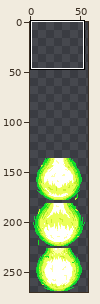
Sprite sheet -- Skills/GiganticOmegaStorm/GiganticOmegaStormWave.png. Above, an overview of the earlier version with the close-up marked.
Close-up. Before the edit:
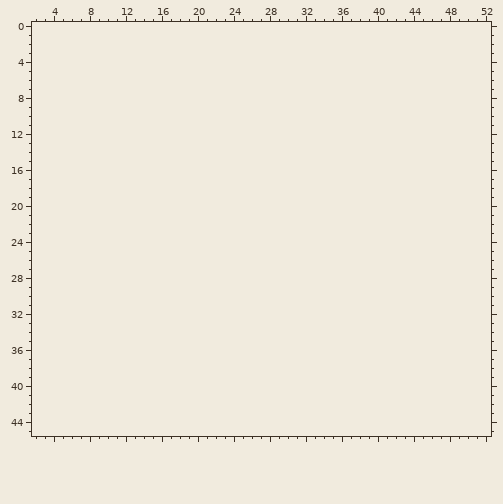
The file is 108x270 pixels, drawn in blocks of 2x2; one block is one cell here. Shown: x 2..52, y 0..45. The old version is drawn lined up with the new one, on the new canvas. The commit also changed other parts of the picture, which this record leaves out.
The result:
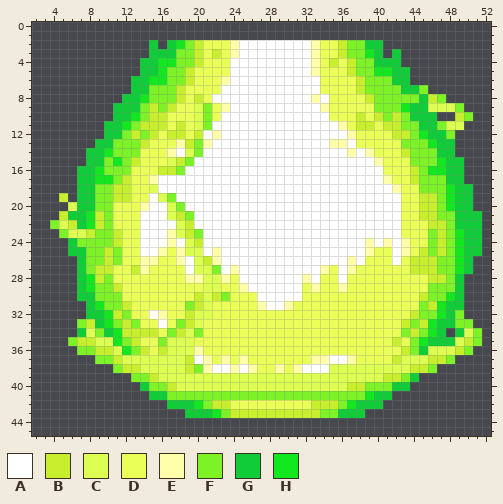
Palette (. is transparent): A #ffffff  B #c8ef2d  C #dcff51  D #ebff59  E #ffffaa  F #7cf227  G #10cc38  H #12e71f
Changes in this commit:
canvas 54x135 -> 58x270, the old top-left corner now at 2,135
Changed rows in their new state; - is an unchanged pixel.
first column x 4:
 2 -----------G-GHFBDDDEAAAAAAAAEDDBFFGG-----------
 3 -----------GGGFFBDBDEAAAAAAAAEDDBFFHG-G---------
 4 ----------GGHHFFBDDDAAAAAAAAAEDBDBFFGGG---------
 5 ----------GGHFFBDDDDAAAAAAAAAEDDDBFFHHGG--------
 6 ---------GGHHFFBDDDEAAAAAAAAAADDDDBFFFGG--------
 7 ---------GGFFFBDDDDAAAAAAAAAAADDDDBFFFFGGF------
 8 --------GGHFFFBDBDAAAAAAAAAAAEADDDDBFFFFFGBF----
 9 -------GGGFBFBDDCFDEAAAAAAAAAAEDDDDDFFFHGGCCCF--
10 -------GGHFBBDDDCFDAAAAAAAAAAAADDDBDBFBFGGG--BF-
11 ------GGHFBBBDBDCFAAAAAAAAAAAAAAEDBBDBBFFGGFCC--
12 ------GGFBFBDBBDBAEAAAAAAAAAAAAAAEDDDDBBFHGGF---
13 -----GGFFFBDDDEBFEAAAAAAAAAAAAAEEADDDDDFFFHGG---
14 ----GGHFFFDDDEACFAAAAAAAAAAAAAAAAEAEDDDBFFFGG---
15 ----GGFHFBDDDCBFAAAAAAAAAAAAAAAAAAAAEDDDFFFHGG--
16 ---GGHFFFDDDBBFAAAAAAAAAAAAAAAAAAAAAADDDBFHHGG--
17 ---GGHHFBDDEAAAAAAAAAAAAAAAAAAAAAAAAAEDDBFFFGG--
18 ---GGFFBBDDCAAAAAAAAAAAAAAAAAAAAAAAAAAEDDFFFHGG-
19 -B-GGFFBBDDACFAAAAAAAAAAAAAAAAAAAAAAAAADDBBFHGG-
20 --CGGFFDDDEAACFAAAAAAAAAAAAAAAAAAAAAAAADDBBFHGG-
21 -BGGHBFDDDAAACBFAAAAAAAAAAAAAAAAAAAAAAADDBBFFGGG
22 FCBGHBFDDDAAAACBAAAAAAAAAAAAAAAAAAAAAAADDDBBFGGG
23 -FCCBFFBDDAAAECBFAAAAAAAAAAAAAAAAAAAAAADDDFBFHGG
24 --GFFFFBDDAAAEACBAAAAAAAAAAAAAAAAAAEAEAEDDFBFHGG
25 --GGFFBFDDAAEDECCAEAAAAAAAAAAAAAAAAEDDAEDBFBFHGG
26 ---GFFBFDDEEDDEACBEAAAAAAAAAAAAAAEADDDADBBBFFHG-
27 ---GFBBDDBEDDDDACCFAEAAAAAAAAAEDAEDDDDDDBBBFFHG-
28 ---GHBFDDDDDDDDEECCEDAAAAAAAEADDADDDDDDDDDBBFG--
29 ---GHFFBDDDDDDDDDCCDDEAAAAAADEDDEDDDDDDDDDFFFG--
30 ---GGFFFDDDDDDDDBCBFDDDAAAAADDDDDDDDDDDDDBFFHG--
31 ----GHFFBDDDDDDFBCDDDDDEAAEDDDDDDDDDDDDDDFBHGG--
32 ----GGHBFDDAEDDBCCDDDDDDDDDDDDDDDDDDDDDDBFFHGF--
33 ---FBGHFBFDDADFBCDDDDDDDDDDDDDDDDDDDDDDBFBHGGFF-
34 ---GCFGHBBBBDFBCFDDDDDDDDDDDDDDDDDDDDDDFBFHG-GCF
35 --FBBCCHFBDDFCCCDDDDDDDDDDDDDDDDDDDDDDBDFHGGGCBF
36 ---FFBBCHFBDBCCCEDDDDDDDDDDDDDDDDDDDDDDBFGCCCBF-
37 -----FFBCCCCCCCBAEDEDEDDDDDDDEEAAEDDDDBCCCBBF---
38 -------FBBCCCCCBFEAAEAEDDEDEAAACCCCCCCCCBBF-----
39 ---------FFBCCCCCCCCCCCCCCCCCCCCCCCCCBBFG-------
40 ----------GFFBCCCCCCCCCCCCCCCCCCCBBFFFGG--------
41 -----------GGFFFFFFFFFFFFFFFFFFFFFFHGG----------
42 -------------GGGHFBBDDDDDDDDDBBBFHGGG-----------
43 ---------------GGGHFBBBBBBBBBBFFGGG-------------
Where, in picture pixels (left, top, right, bottom), the same in both close-ups:
added: (50, 40, 482, 418)
